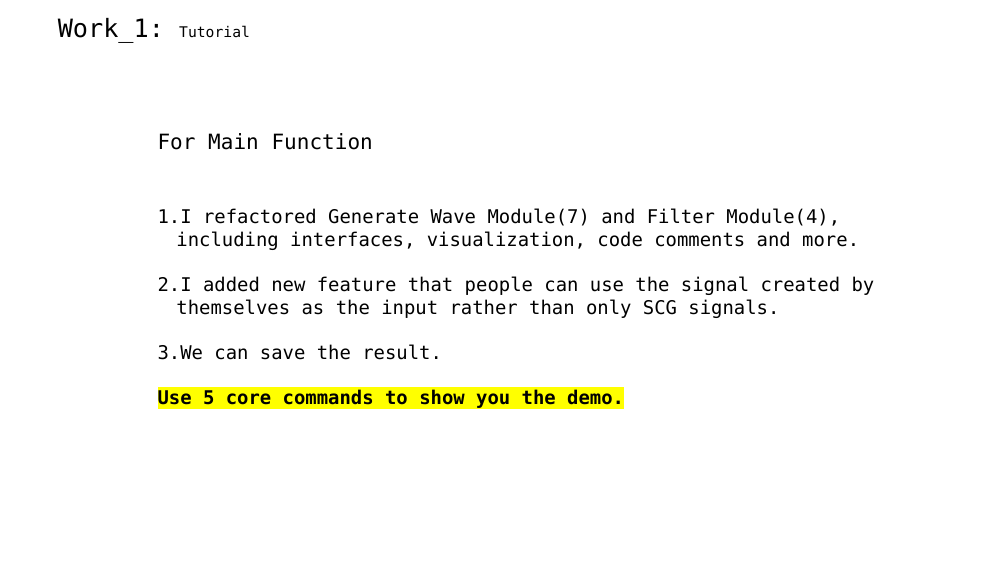
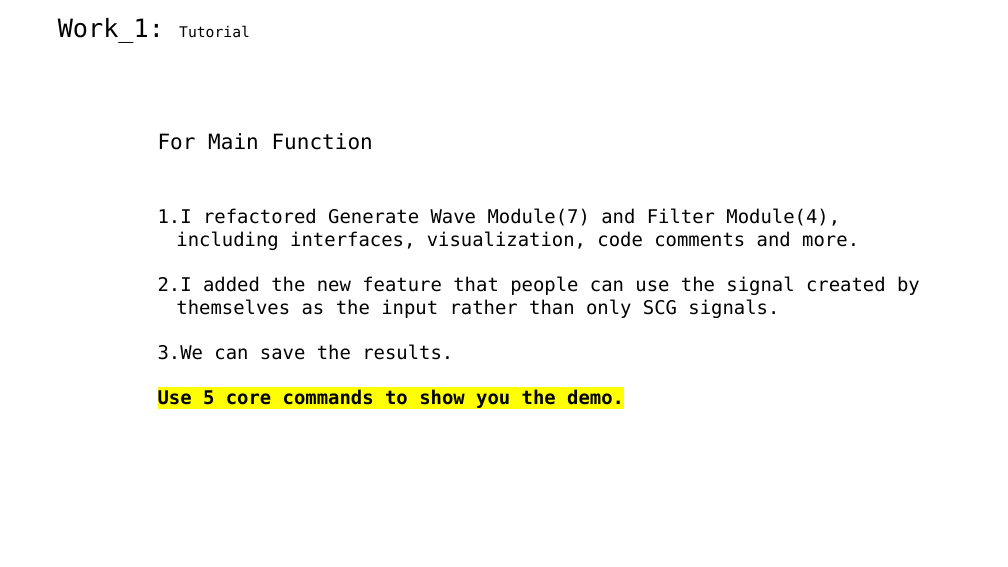
Before and after one commit to A-Big-Tortoise/Presentation, a slide deck: slide 3 of Presentation_918_JiayuChen.pptx. Drawn at 1008x567 pixels with LibreOffice and Linux fonts; fonts in the diff are those of the drawing. Boxes give left, top, right and bottom in pixels: in the first picture for what was removed or moved away, otherwise in the second. Text is boxed around its words. In the diff, an @@ line names an element or a change of style, - is before the commit and + after.

```diff
--- a/Presentation_918_JiayuChen.pptx
+++ b/Presentation_918_JiayuChen.pptx
@@ text at [158,276,920,360]: text changed @@
-2. I added new feature that people can use the signal created by themselves as the input rather than only SCG signals.
-3. We can save the result.
+2. I added the new feature that people can use the signal created by themselves as the input rather than only SCG signals.
+3. We can save the results.
```
Also in this commit, not shown: 10 other slides changed, 4 slides added, 3 slides removed, 57 other files.
